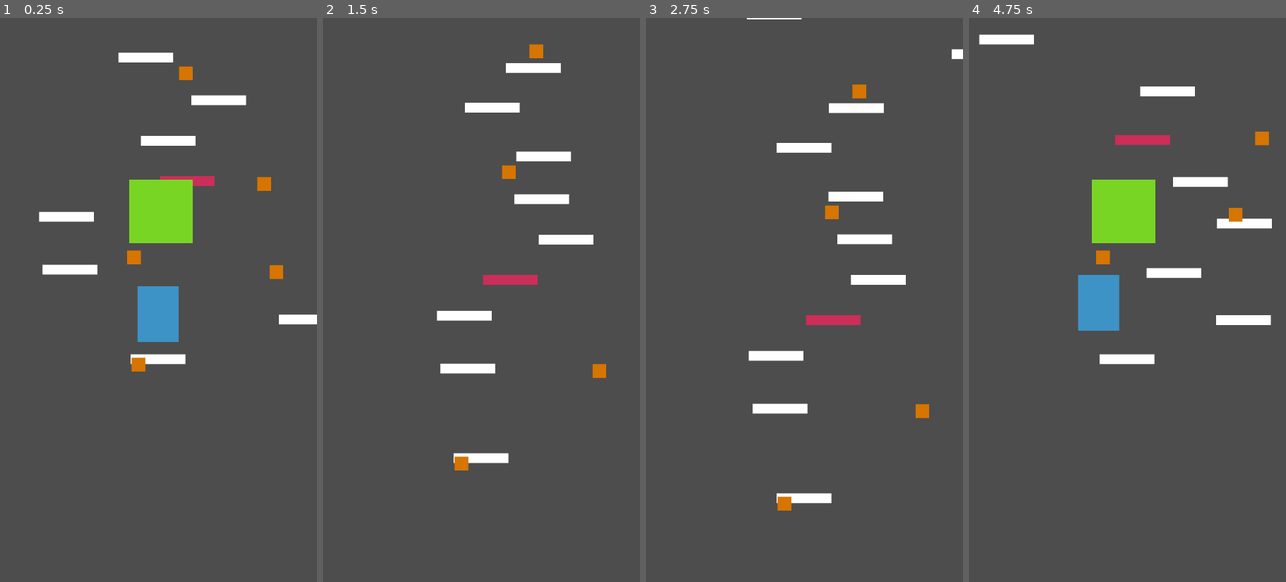
Above: before the commit, frames 1-4 (left to right).
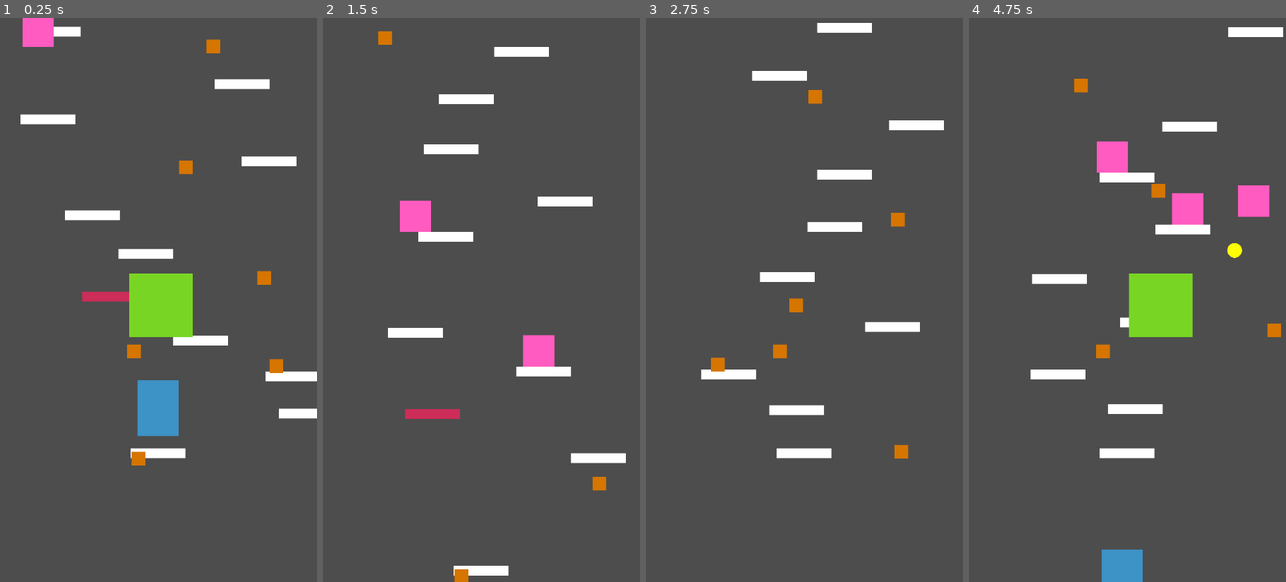
Above: after the commit, the same moments.

Repository: viteax/doodya-jump
Game: Godot game, scene res://main.tscn
Same seed, same stepped clock (60 frames per second), same inputs: the game is played once before the commit and once after it.
Inputs:
- Up to frame 1 (0.25 s): no input
- Up to frame 2 (1.5 s): hold Space (shoot) 0.53-1.28 s; hold Right (ui_right) from 0.53 s (still down); tap Space (shoot) at 1.35 s
- Up to frame 3 (2.75 s): release Right (ui_right) at 2.03 s; hold Left (ui_left) from 2.03 s (still down); hold Space (shoot) from 2.03 s (still down)
- Up to frame 4 (4.75 s): release Left (ui_left) at 2.78 s; release Space (shoot) at 2.78 s; hold Right (ui_right) 2.78-4.28 s; tap Space (shoot) at 2.85, 4.35 s; hold Space (shoot) 3.53-4.28 s; hold Left (ui_left) from 4.28 s (still down)

The runs differ from the first frame. In frame 1, 13% of the frame differs, in the area x 6-100%, y 0-80%; in frame 2, 7.3%; in frame 3, 6.7%; in frame 4, 14%, in the area x 3-100%, y 1-100%.

Commit message:
Adjust entities

Diff:
--- a/player/player.gd
+++ b/player/player.gd
@@ -1,8 +1,8 @@
 extends CharacterBody2D
 
 
-const SPEED = 500.0
-const JUMP_VELOCITY = -700.0
+const SPEED = 600.0
+const JUMP_VELOCITY = -750.0
 
 @export var bullet_scene: PackedScene
 
@@ -30,7 +30,7 @@
 		velocity.y = JUMP_VELOCITY
 
 	camera.limit_bottom = min(
-		global_position.y + get_viewport_rect().size.y / 2,
+		global_position.y + get_viewport_rect().size.y / 3,
 		camera.limit_bottom,
 	)
 
--- a/spawners/platform_spawner.tscn
+++ b/spawners/platform_spawner.tscn
@@ -1,6 +1,14 @@
 [gd_scene format=3 uid="uid://cl1rgrum3i4oo"]
 
 [ext_resource type="Script" uid="uid://rwi7rvwmlk1w" path="res://spawners/platform_spawner.gd" id="1_6o5gc"]
+[ext_resource type="PackedScene" uid="uid://bjgg3uqp0echx" path="res://platforms/platform.tscn" id="2_cim36"]
+[ext_resource type="PackedScene" uid="uid://bxvltks8kjif6" path="res://platforms/moving_platform.tscn" id="3_ayrv3"]
+[ext_resource type="PackedScene" uid="uid://c1ddm523ho6ug" path="res://platforms/breaking_platform.tscn" id="4_aa7y0"]
+[ext_resource type="PackedScene" uid="uid://bpofievqkhx0s" path="res://enemies/static_enemy/static_enemy.tscn" id="5_5v14c"]
 
 [node name="PlatformSpawner" type="Node2D" unique_id=1571345445]
 script = ExtResource("1_6o5gc")
+static_platform = ExtResource("2_cim36")
+moving_platform = ExtResource("3_ayrv3")
+breaking_platform = ExtResource("4_aa7y0")
+enemy_scene = ExtResource("5_5v14c")
